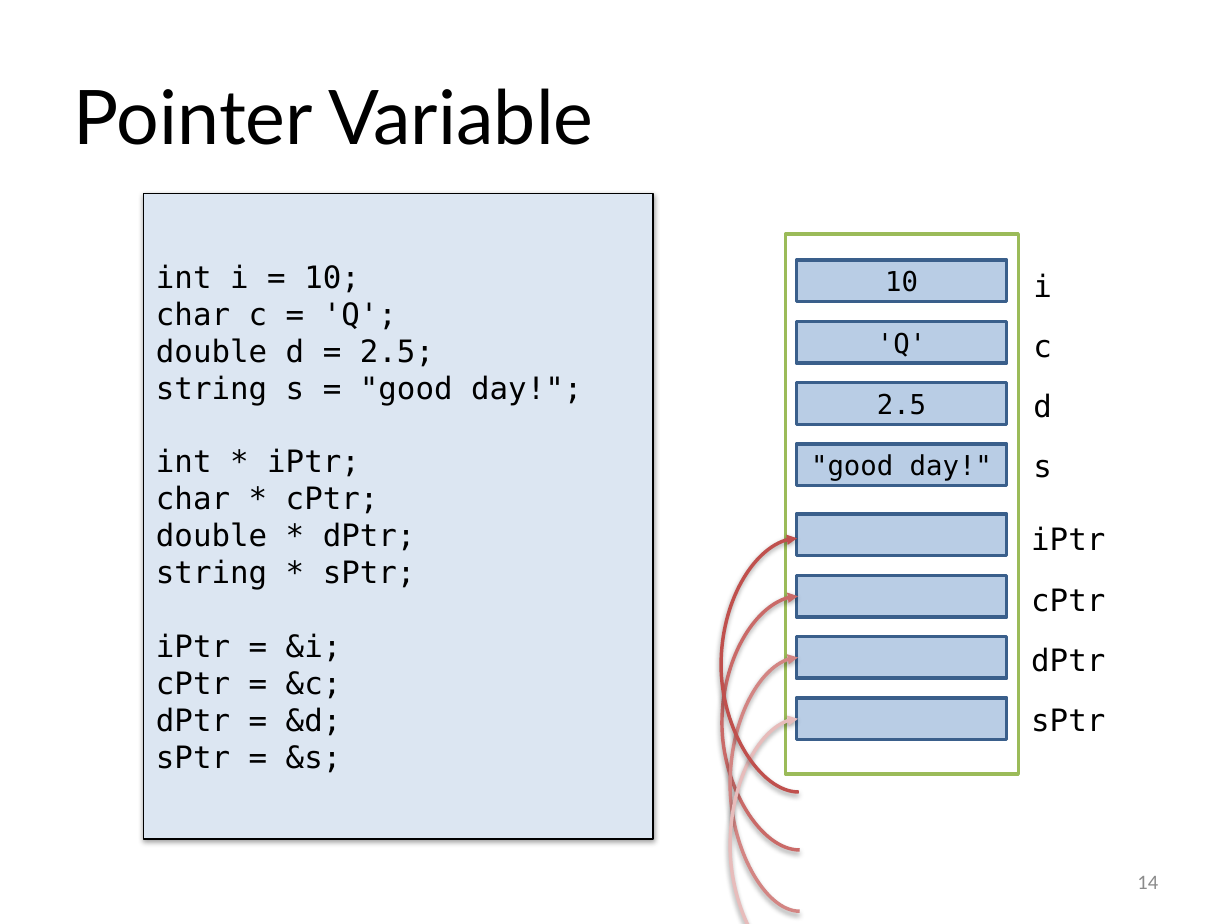
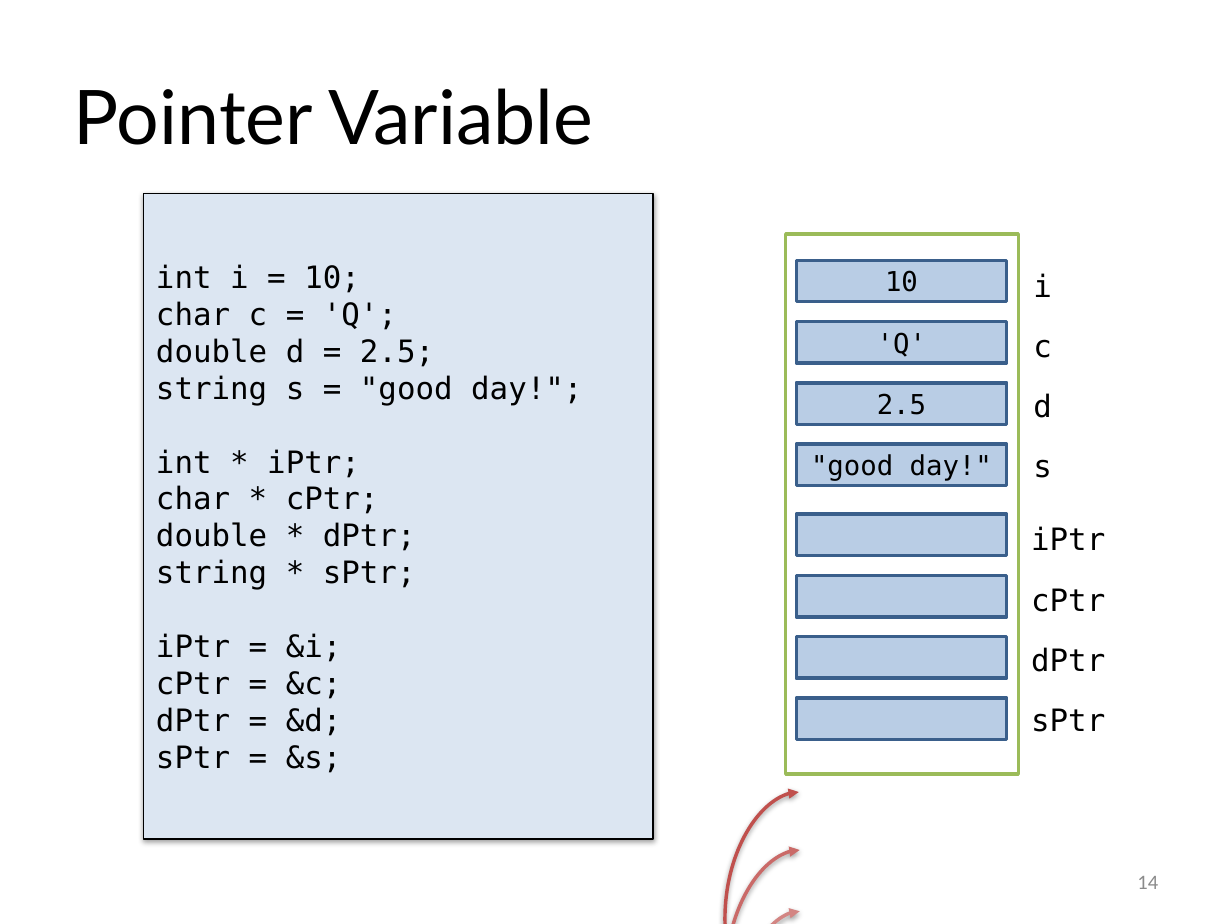
Before and after one commit to wjshku/COMP2113, a slide deck: slide 14 of Module8/Module 8 - Guidance Notes.pptx. Drawn at 1232x924 pixels with LibreOffice and Linux fonts; fonts in the diff are those of the drawing. Boxes give left, top, right and bottom in pixels: in the first picture for what was removed or moved away, otherwise in the second. Text is boxed around its words. In the diff, an @@ line names an element or a change of style, - is before the commit and + after.

```diff
--- a/Module8/Module 8 - Guidance Notes.pptx
+++ b/Module8/Module 8 - Guidance Notes.pptx
@@ curved arrow removed from (798, 792) to (797, 538) @@
@@ curved arrow moved from (800, 924) - (798, 718) to (801, 924) - (798, 792) @@
@@ curved arrow (801, 924) - (798, 792): stroke #E7BCBB 2 pt to #C0504D 2 pt @@
@@ curved arrow moved from (800, 850) - (798, 596) to (801, 924) - (800, 850) @@
@@ curved arrow moved from (800, 912) - (798, 658) to (801, 924) - (800, 912) @@
```
Also in this commit, not shown: 72 other slides changed, 28 other files.
